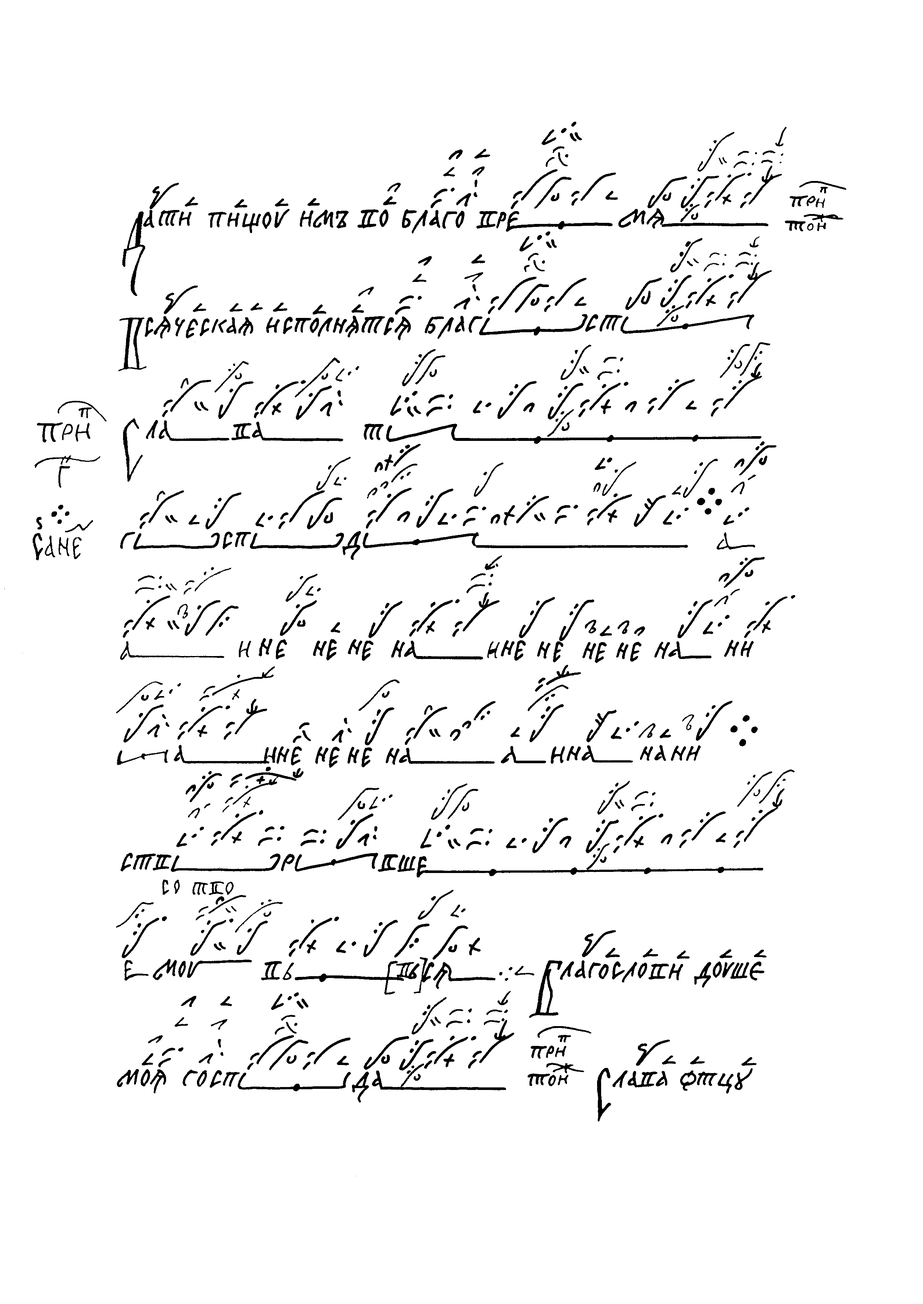
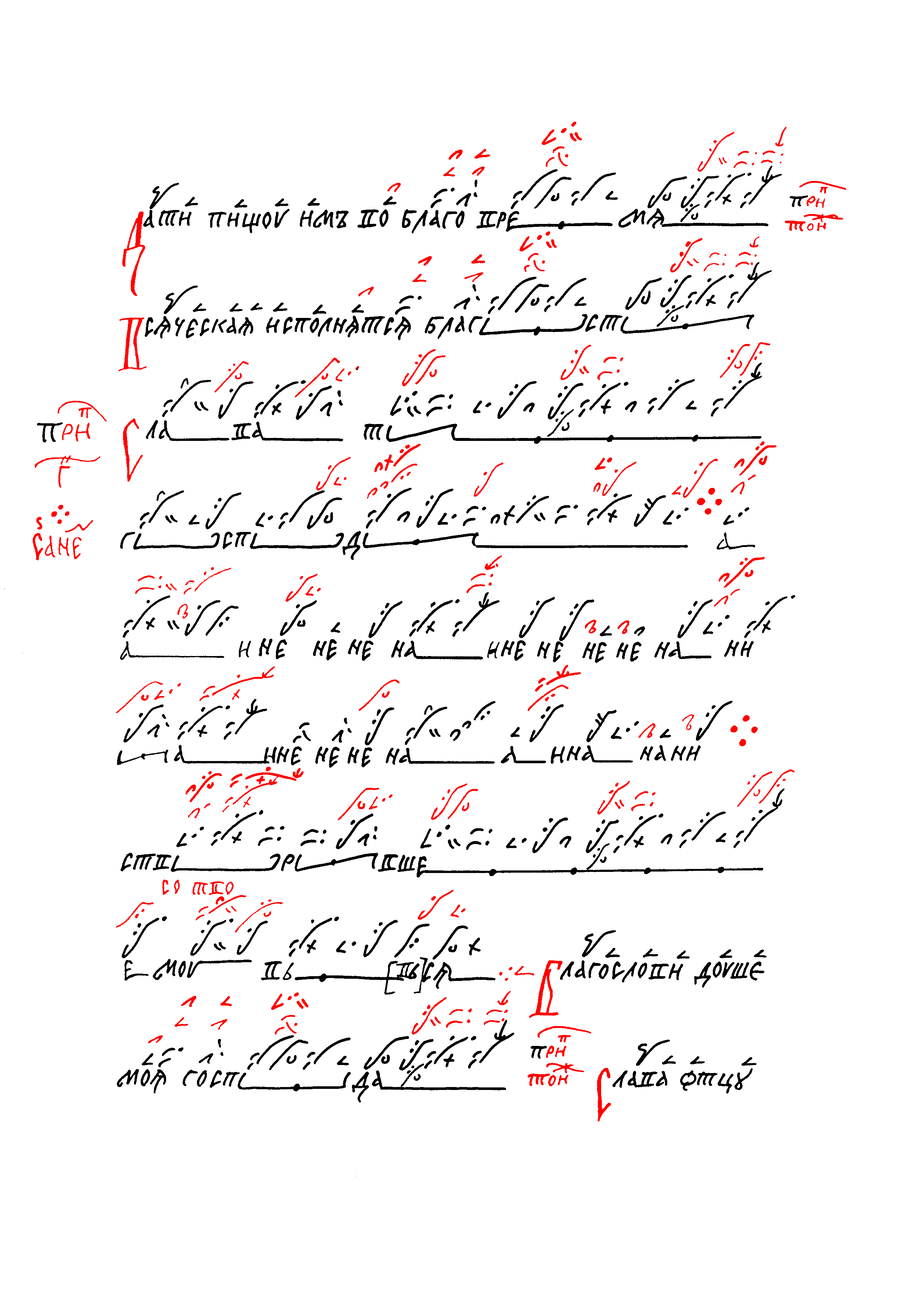
Layer changes from the first 923px x 1304px image to the second:
painted on "Червила" over 32, 121, 846, 1122
painted on "Чернила" over 32, 121, 846, 1122
